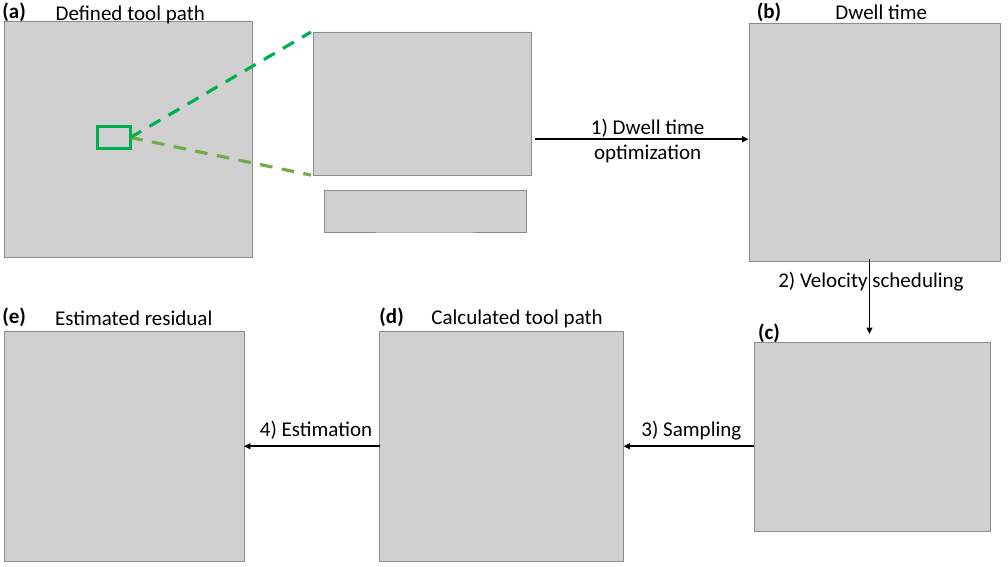
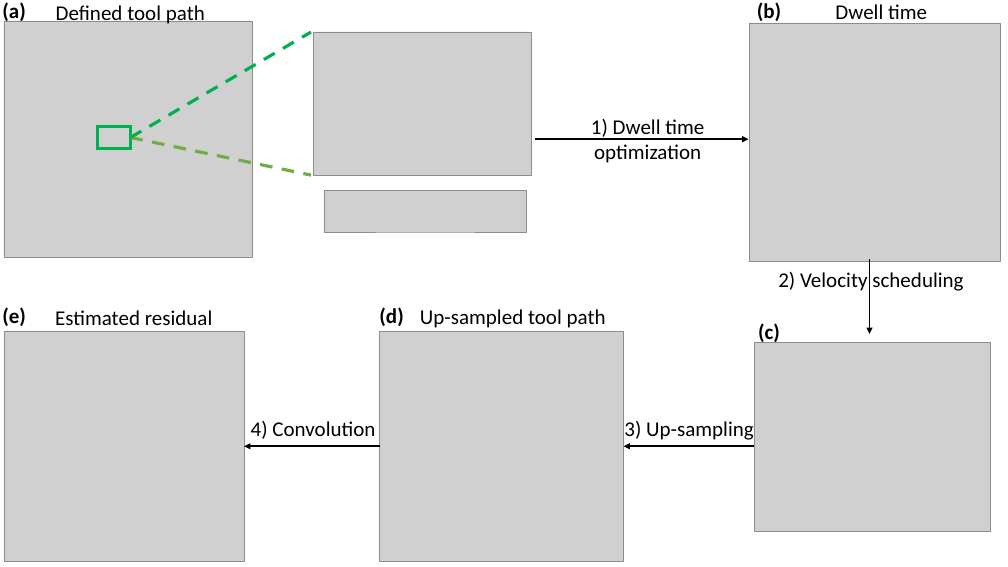
Before and after one commit to TWANG006/pvt-scheduler, a slide deck: slide 1 of paper/fig-ppt/dt_2_v.pptx. Drawn at 1008x567 pixels with LibreOffice and Linux fonts; fonts in the diff are those of the drawing; grey boxes stand for pictures. Boxes give left, top, right and bottom in pixels: in the first picture for what was removed or moved away, otherwise in the second. Text is boxed around its words. In the diff, an @@ line names an element or a change of style, - is before the commit and + after.

```diff
--- a/paper/fig-ppt/dt_2_v.pptx
+++ b/paper/fig-ppt/dt_2_v.pptx
@@ text at <box>420,309,606,328</box>: text changed @@
-Calculated tool path
+Up-sampled tool path
@@ text at <box>251,421,375,439</box>: text changed @@
-4) Estimation
+4) Convolution
@@ text at <box>624,421,754,440</box>: text changed @@
-3) Sampling
+3) Up-sampling
```
Also in this commit, not shown: 3 other files.
